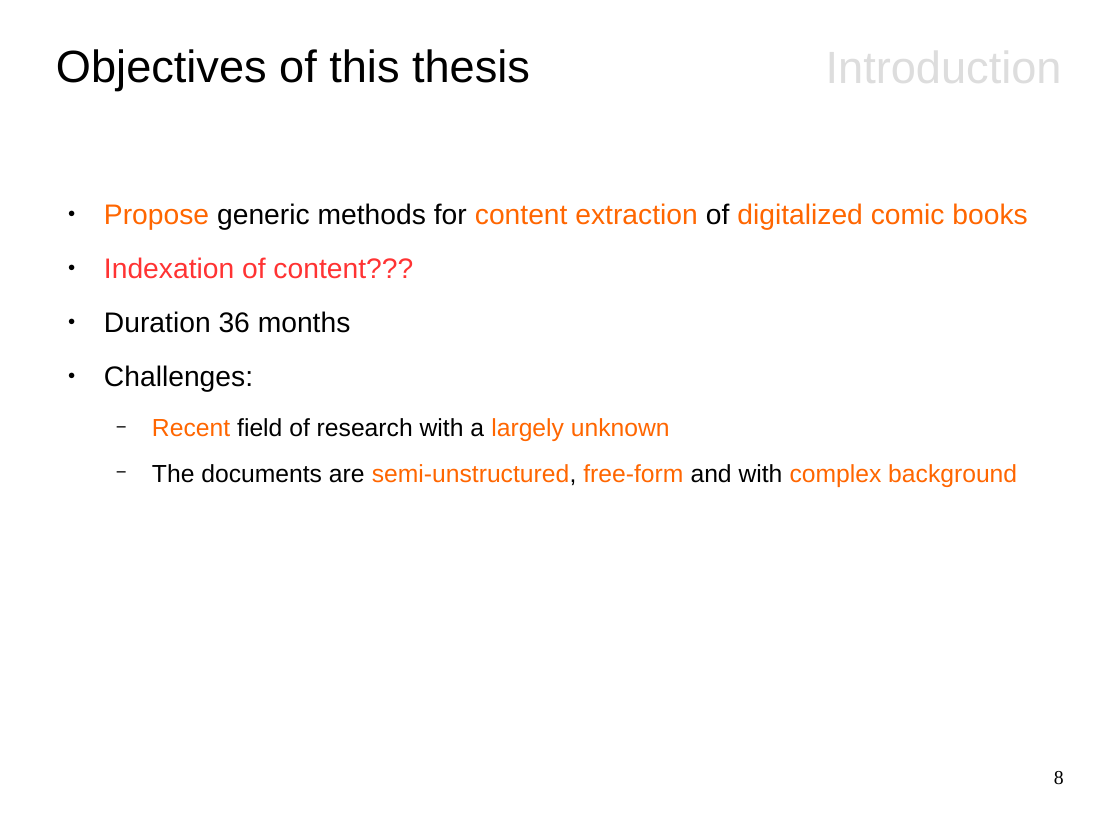
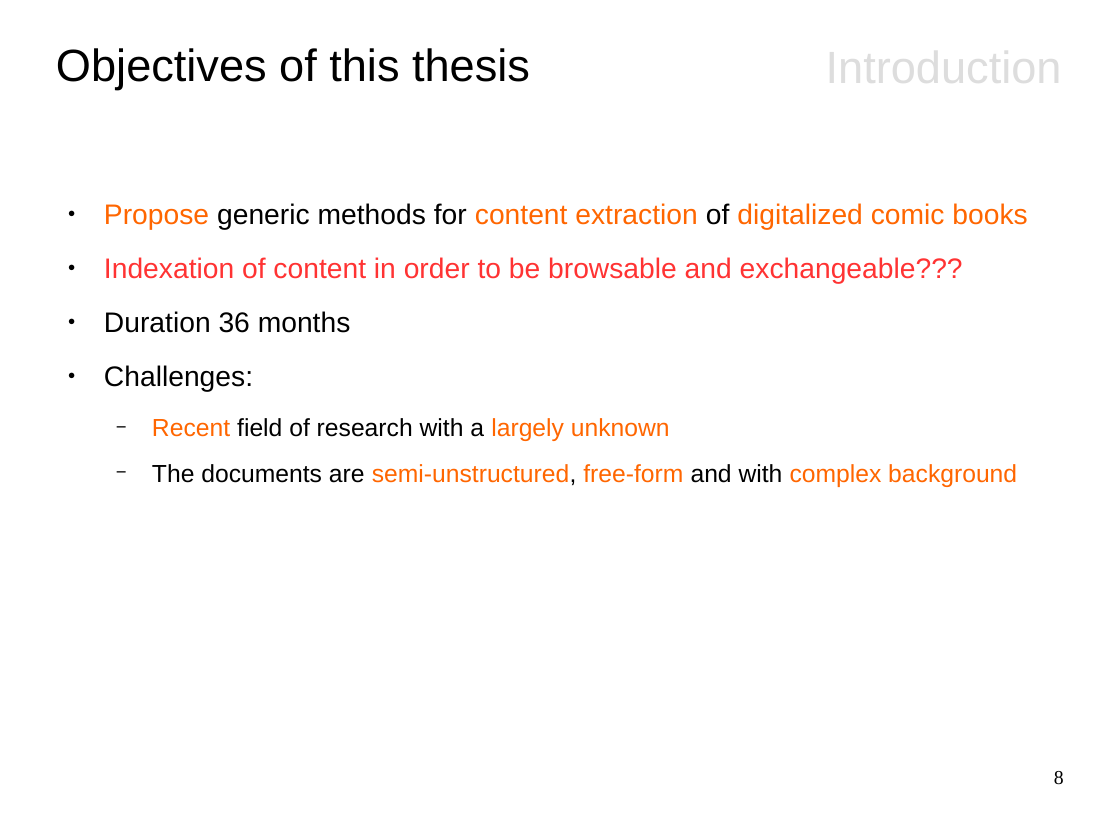
Before and after one commit to crigaud/thesis, a slide deck: slide 8 of presentation/1_context/main.odp. Drawn at 1120x840 pixels with LibreOffice and Linux fonts; fonts in the diff are those of the drawing. Boxes give left, top, right and bottom in pixels: in the first picture for what was removed or moved away, otherwise in the second. Text is boxed around its words. In the diff, an @@ line names an element or a change of style, - is before the commit and + after.

```diff
--- a/presentation/1_context/main.odp
+++ b/presentation/1_context/main.odp
@@ text at [104, 257, 963, 284]: text changed @@
-● Indexation of content???
+● Indexation of content in order to be browsable and exchangeable???
```
Also in this commit, not shown: 5 other slides changed, 8 slides added, 5 other files.
